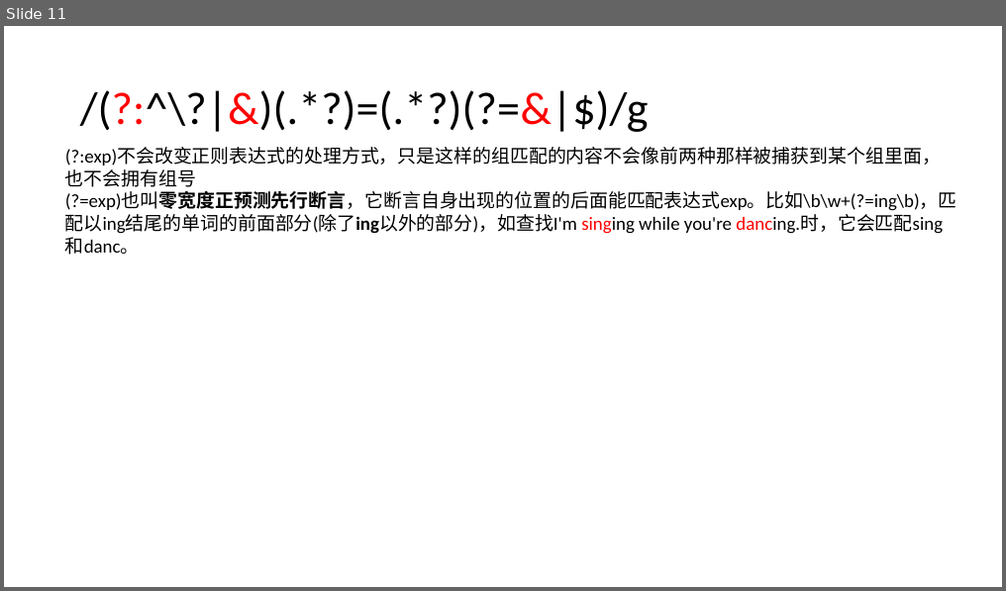
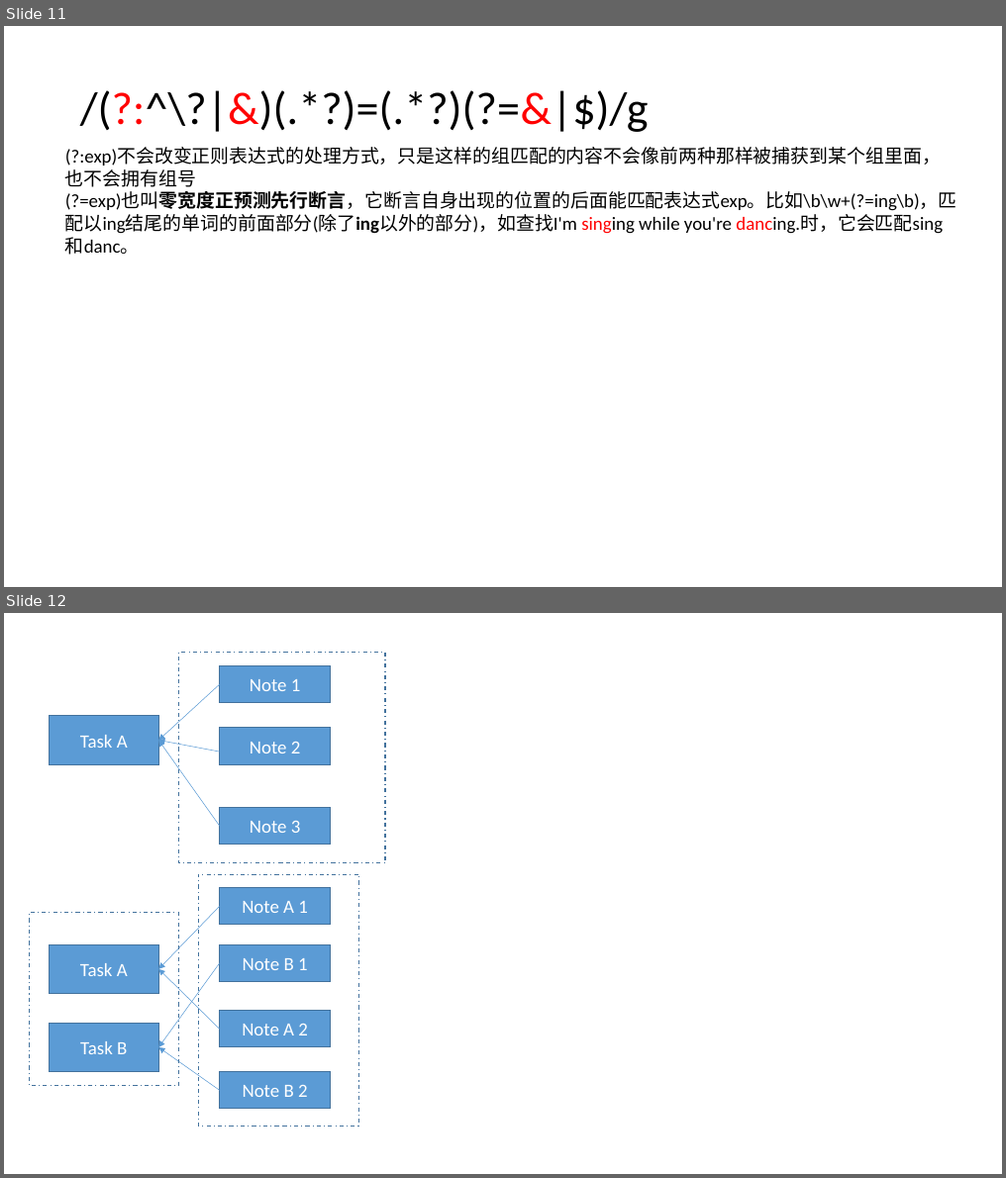
Before and after one commit to mxpang/jerryslide, a slide deck: Jerry.pptx. Shown one above the other, each under a label of ours: slide 11 before the commit, slides 11 and 12 after it. The pictures are 1006x591 and 1006x1178 pixels, drawn with LibreOffice and Linux fonts; fonts in the diff are those of the drawing. Boxes give left, top, right and bottom in pixels: in the first picture for what was removed or moved away, otherwise in the second. Text is boxed around its words. In the diff, an @@ line names an element or a change of style, - is before the commit and + after.

```diff
--- a/Jerry.pptx
+++ b/Jerry.pptx
@@ slide 12 added at bbox=[4, 613, 1002, 1174], background #FFFFFF @@
@@ rectangle added at bbox=[178, 652, 385, 863], outline #43739E 1 pt dashed @@
@@ rectangle added at bbox=[220, 666, 331, 703], fill #5B9BD5, outline #43739E 1 pt, 18 pt, text #FFFFFF @@
+Note 1
@@ arrow added from (220, 684) to (159, 741), #5B9BD5 0.5 pt @@
@@ rectangle added at bbox=[49, 716, 159, 764], fill #5B9BD5, outline #43739E 1 pt, 18 pt, text #FFFFFF @@
+Task A
@@ rectangle added at bbox=[220, 728, 331, 764], fill #5B9BD5, outline #43739E 1 pt, 18 pt, text #FFFFFF @@
+Note 2
@@ arrow added from (220, 752) to (159, 741), #5B9BD5 0.5 pt @@
@@ arrow added from (220, 827) to (159, 741), #5B9BD5 0.5 pt @@
@@ rectangle added at bbox=[220, 808, 331, 845], fill #5B9BD5, outline #43739E 1 pt, 18 pt, text #FFFFFF @@
+Note 3
@@ rectangle added at bbox=[198, 875, 358, 1127], outline #43739E 1 pt dashed @@
@@ arrow added from (220, 906) to (159, 969), #5B9BD5 0.5 pt @@
@@ rectangle added at bbox=[220, 888, 331, 925], fill #5B9BD5, outline #43739E 1 pt, 18 pt, text #FFFFFF @@
+Note A 1
@@ rectangle added at bbox=[30, 912, 178, 1086], outline #43739E 1 pt dashed @@
@@ rectangle added at bbox=[49, 945, 159, 993], fill #5B9BD5, outline #43739E 1 pt, 18 pt, text #FFFFFF @@
+Task A
@@ arrow added from (220, 963) to (159, 1048), #5B9BD5 0.5 pt @@
@@ rectangle added at bbox=[220, 945, 331, 981], fill #5B9BD5, outline #43739E 1 pt, 18 pt, text #FFFFFF @@
+Note B 1
@@ arrow added from (220, 1029) to (159, 969), #5B9BD5 0.5 pt @@
@@ rectangle added at bbox=[49, 1023, 159, 1072], fill #5B9BD5, outline #43739E 1 pt, 18 pt, text #FFFFFF @@
+Task B
@@ rectangle added at bbox=[220, 1011, 331, 1048], fill #5B9BD5, outline #43739E 1 pt, 18 pt, text #FFFFFF @@
+Note A 2
@@ arrow added from (220, 1090) to (159, 1048), #5B9BD5 0.5 pt @@
@@ rectangle added at bbox=[220, 1072, 331, 1109], fill #5B9BD5, outline #43739E 1 pt, 18 pt, text #FFFFFF @@
+Note B 2
```
Also in this commit, not shown: 2 other files.
